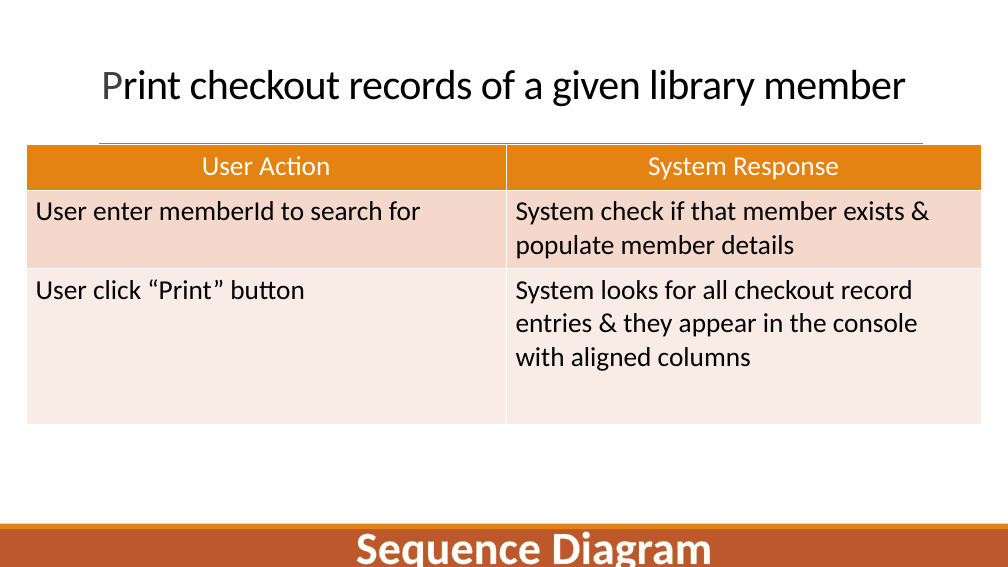
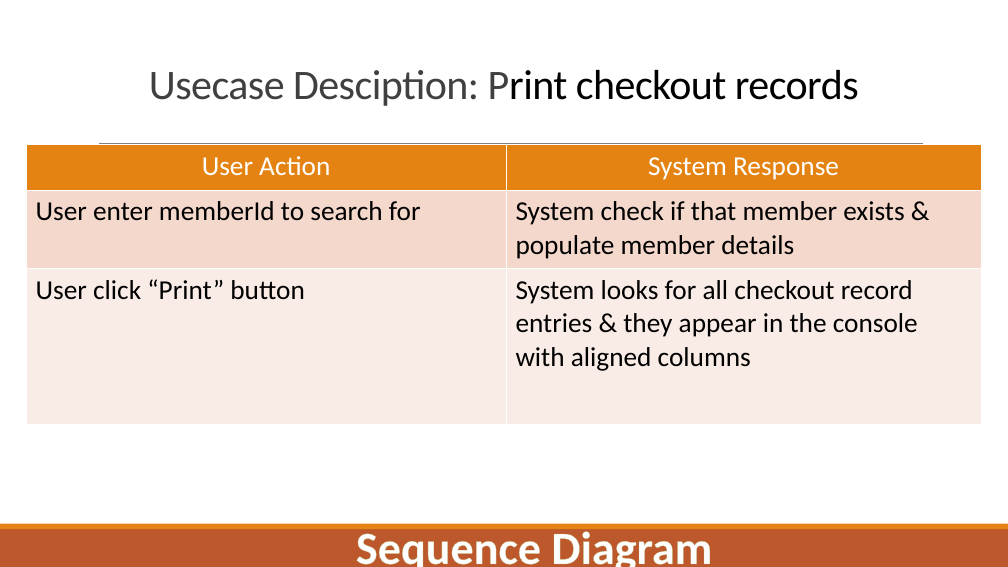
Before and after one commit to khanpn/miu-mpp-librarysystem, a slide deck: slide 12 of Slide/3N Slide.pptx. Drawn at 1008x567 pixels with LibreOffice and Linux fonts; fonts in the diff are those of the drawing. Boxes give left, top, right and bottom in pixels: in the first picture for what was removed or moved away, otherwise in the second. Text is boxed around its words. In the diff, an @@ line names an element or a change of style, - is before the commit and + after.

Commit message:
update title usecase
update 1 file

```diff
--- a/Slide/3N Slide.pptx
+++ b/Slide/3N Slide.pptx
@@ title at (x1=149, y1=70, x2=859, y2=106): text changed; text colour #000000 to #404040 @@
-Print checkout records of a given library member
+Usecase Desciption: Print checkout records
```
Also in this commit, not shown: 2 other slides changed.
